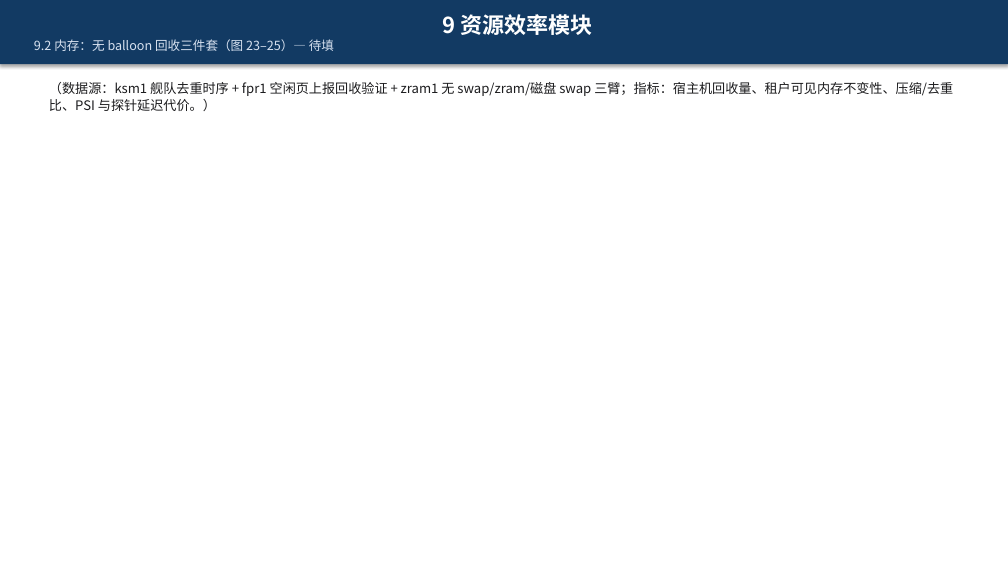
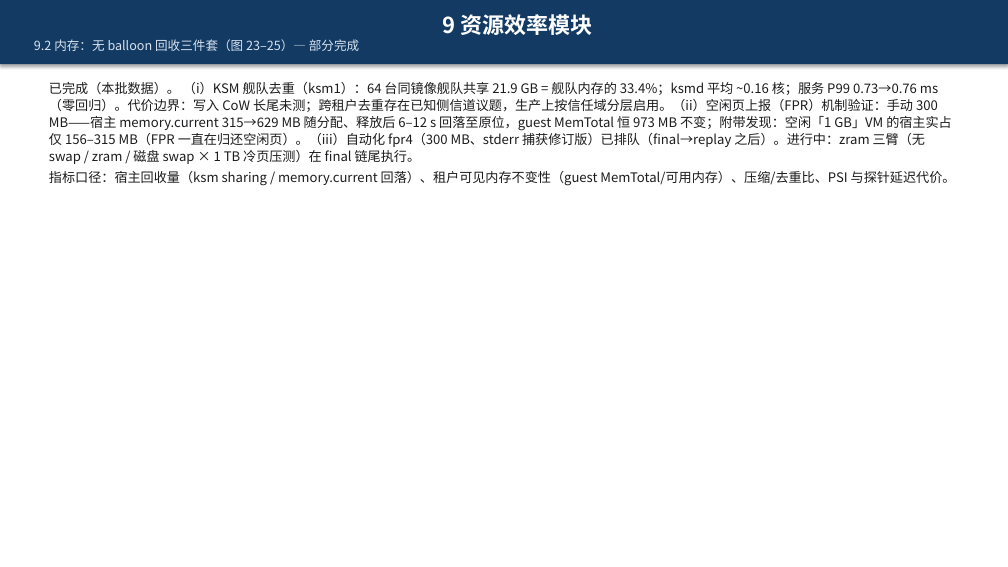
Before and after one commit to 3257085208/Paper, a slide deck: slide 142 of paper.pptx (slide 138 before the commit). Drawn at 1008x567 pixels with LibreOffice and Linux fonts; fonts in the diff are those of the drawing. Boxes give left, top, right and bottom in pixels: in the first picture for what was removed or moved away, otherwise in the second. Text is boxed around its words. In the diff, an @@ line names an element or a change of style, - is before the commit and + after.

```diff
--- a/paper.pptx
+++ b/paper.pptx
@@ text in rectangle at [34, 39, 359, 51]: text changed @@
-9.2 内存：无 balloon 回收三件套（图 23–25）— 待填
+9.2 内存：无 balloon 回收三件套（图 23–25）— 部分完成
@@ text at [49, 82, 956, 186]: text changed @@
-（数据源：ksm1 舰队去重时序 + fpr1 空闲页上报回收验证 + zram1 无 swap/zram/磁盘 swap 三臂；指标：宿主机回收量、租户可见内存不变性、压缩/去重比、PSI 与探针延迟代价。）
+已完成（本批数据）。 （i）KSM 舰队去重（ksm1）：64 台同镜像舰队共享 21.9 GB = 舰队内存的 33.4%；ksmd 平均 ~0.16 核；服务 P99 0.73→0.76 ms（零回归）。代价边界：写入 CoW 长尾未测；跨租户去重存在已知侧信道议题，生产上按信任域分层启用。（ii）空闲页上报（FPR）机制验证：手动 300 MB——宿主 memory.current 315→629 MB 随分配、释放后 6–12 s 回落至原位，guest MemTotal 恒 973 MB 不变；附带发现：空闲「1 GB」VM 的宿主实占仅 156–315 MB（FPR 一直在归还空闲页）。（iii）自动化 fpr4（300 MB、stderr 捕获修订版）已排队（final→replay 之后）。进行中：zram 三臂（无 swap / zram / 磁盘 swap × 1 TB 冷页压测）在 final 链尾执行。
+指标口径：宿主回收量（ksm sharing / memory.current 回落）、租户可见内存不变性（guest MemTotal/可用内存）、压缩/去重比、PSI 与探针延迟代价。
```
Also in this commit, not shown: 3 other slides changed, 4 slides added.
